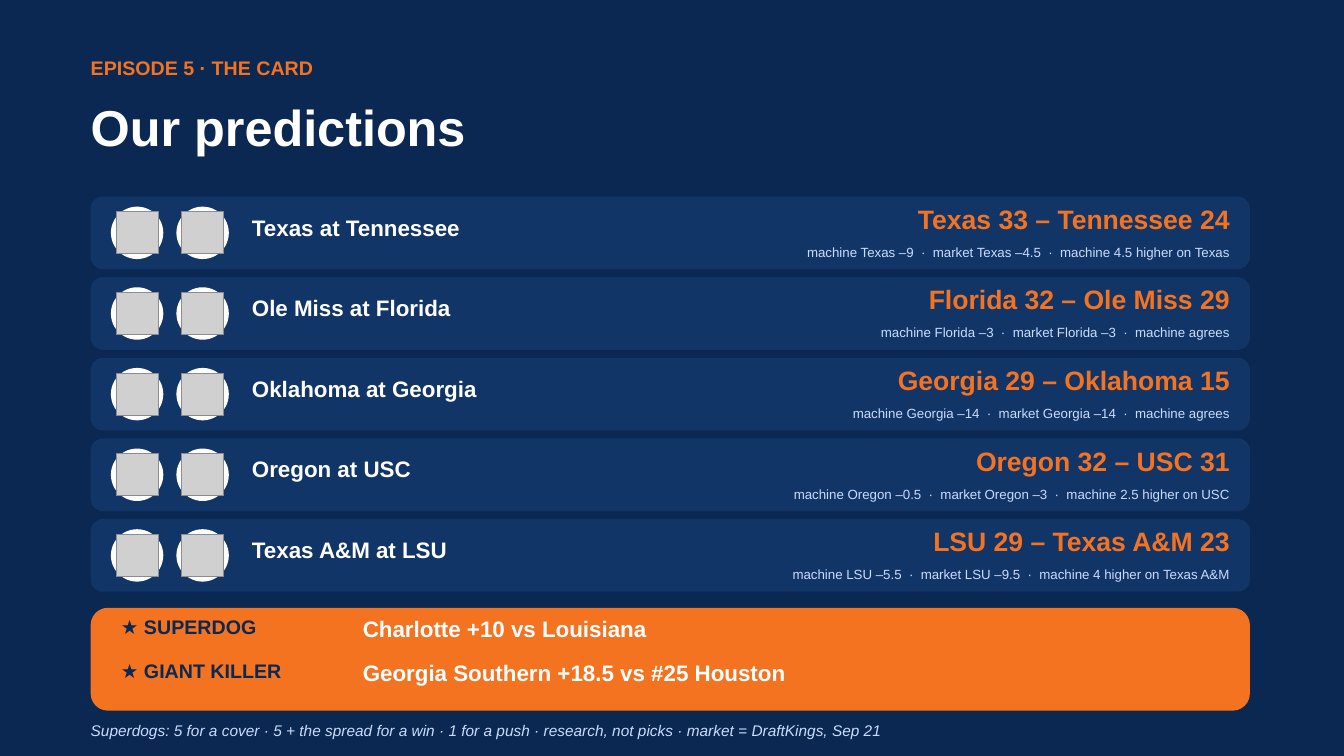
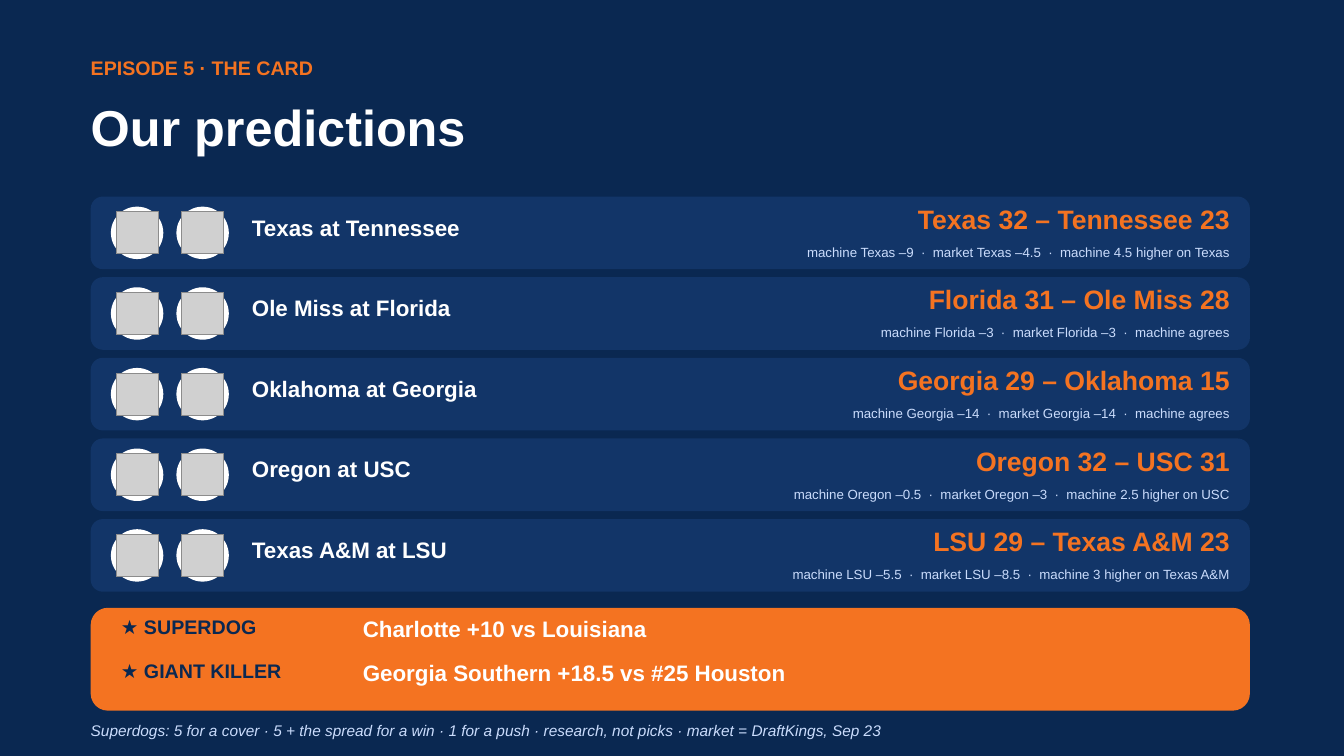
Before and after one commit to lucasalvarezflorida-lab/ncaa-fbs-analytics, a slide deck: slide 21 of decks/2026_Week4_Episode5.pptx. Drawn at 1344x756 pixels with LibreOffice and Linux fonts; fonts in the diff are those of the drawing; grey boxes stand for pictures. Boxes give left, top, right and bottom in pixels: in the first picture for what was removed or moved away, otherwise in the second. Text is boxed around its words. In the diff, an @@ line names an element or a change of style, - is before the commit and + after.

```diff
--- a/decks/2026_Week4_Episode5.pptx
+++ b/decks/2026_Week4_Episode5.pptx
@@ text at bbox=[918, 210, 1230, 230]: text changed @@
-Texas 33 – Tennessee 24
+Texas 32 – Tennessee 23
@@ text at bbox=[929, 289, 1230, 310]: text changed @@
-Florida 32 – Ole Miss 29
+Florida 31 – Ole Miss 28
@@ text at bbox=[793, 569, 1230, 582]: text changed @@
-machine LSU –5.5 · market LSU –9.5 · machine 4 higher on Texas A&M
+machine LSU –5.5 · market LSU –8.5 · machine 3 higher on Texas A&M
@@ text at bbox=[91, 725, 881, 739]: text changed @@
-Superdogs: 5 for a cover · 5 + the spread for a win · 1 for a push · research, not picks · market = DraftKings, Sep 21
+Superdogs: 5 for a cover · 5 + the spread for a win · 1 for a push · research, not picks · market = DraftKings, Sep 23
```
Also in this commit, not shown: 3 other slides changed, 6 other files.
